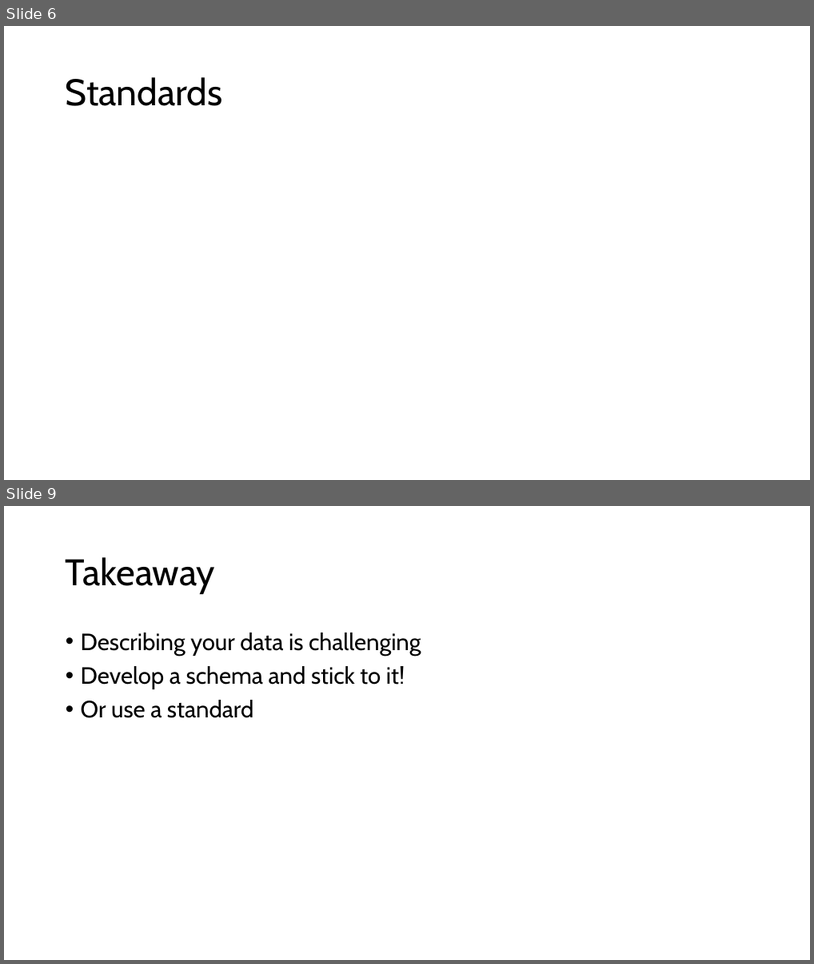
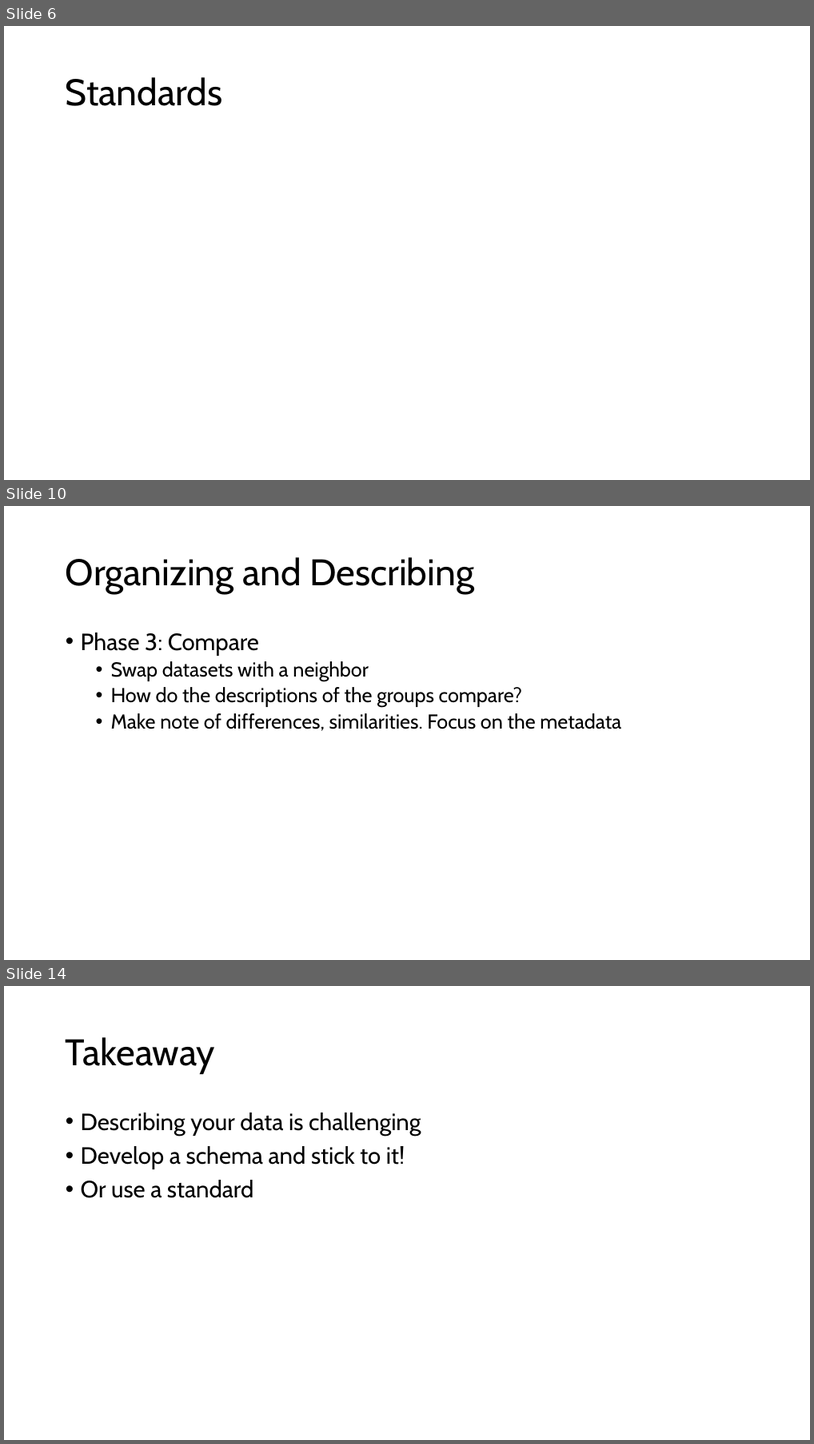
Before and after one commit to walshbr/data-for-the-rest-of-us, a slide deck: resources/week-3/description.pptx. Shown one above the other, each under a label of ours: slides 6 and 9 before the commit, slides 6, 10 and 14 after it; the slides between them are not shown. The pictures are 814x964 and 814x1444 pixels, drawn with LibreOffice and Linux fonts; fonts in the diff are those of the drawing; background and template pictures are left out. Boxes give left, top, right and bottom in pixels: in the first picture for what was removed or moved away, otherwise in the second. Text is boxed around its words. In the diff, an @@ line names an element or a change of style, - is before the commit and + after.

```diff
--- a/resources/week-3/description.pptx
+++ b/resources/week-3/description.pptx
@@ slide 10 added at box(4, 506, 810, 960), background #FFFFFF @@
@@ title added at box(66, 557, 474, 594), 44 pt, text #000000 @@
+Organizing and Describing
@@ text added at box(81, 632, 622, 731), 24 pt, text #000000 @@
+• Phase 3: Compare
+  • Swap datasets with a neighbor
+  • How do the descriptions of the groups compare?
+  • Make note of differences, similarities. Focus on the metadata
@@ what was slide 9 is now slide 14 @@
```
Also in this commit, not shown: 1 slide changed, 4 other slides added, 1 other file.
